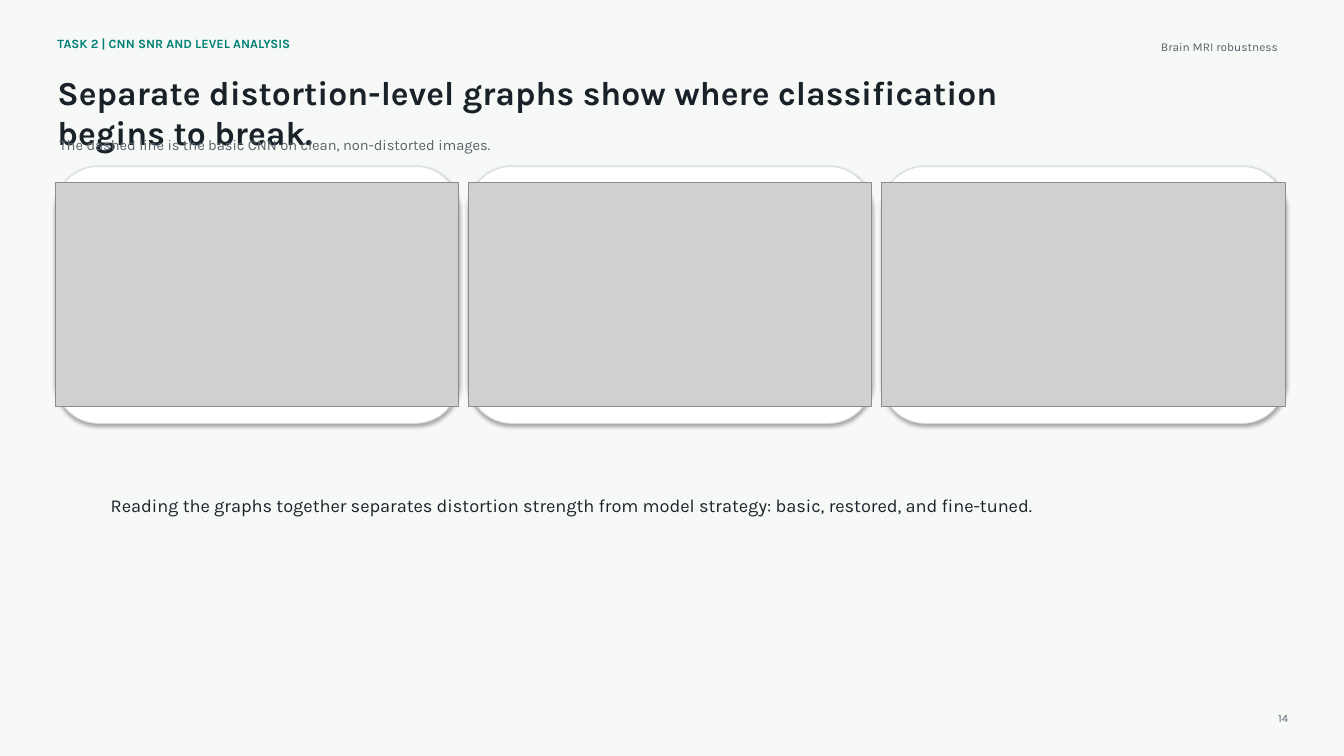
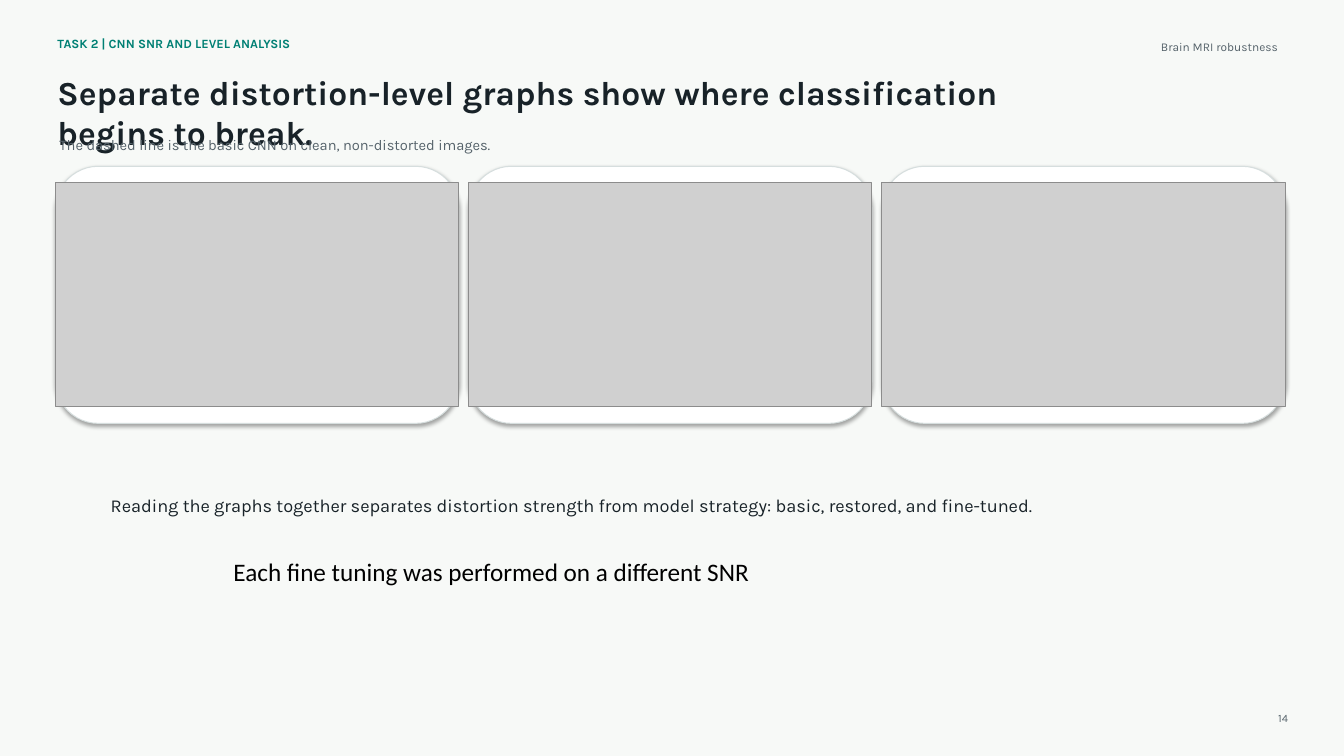
Before and after one commit to michaelkhadarkevich/Digital-Image-Processing, a slide deck: slide 17 of Brain_MRI_Project_Presentation_Improved_v2.pptx (slide 18 before the commit). Drawn at 1344x756 pixels with LibreOffice and Linux fonts; fonts in the diff are those of the drawing; grey boxes stand for pictures. Boxes give left, top, right and bottom in pixels: in the first picture for what was removed or moved away, otherwise in the second. Text is boxed around its words. In the diff, an @@ line names an element or a change of style, - is before the commit and + after.

```diff
--- a/Brain_MRI_Project_Presentation_Improved_v2.pptx
+++ b/Brain_MRI_Project_Presentation_Improved_v2.pptx
@@ text added at (233, 563, 748, 586), 18 pt, text #000000 @@
+Each fine tuning was performed on a different SNR
```
Also in this commit, not shown: 6 other slides changed, 1 slide removed, 2 other files.
